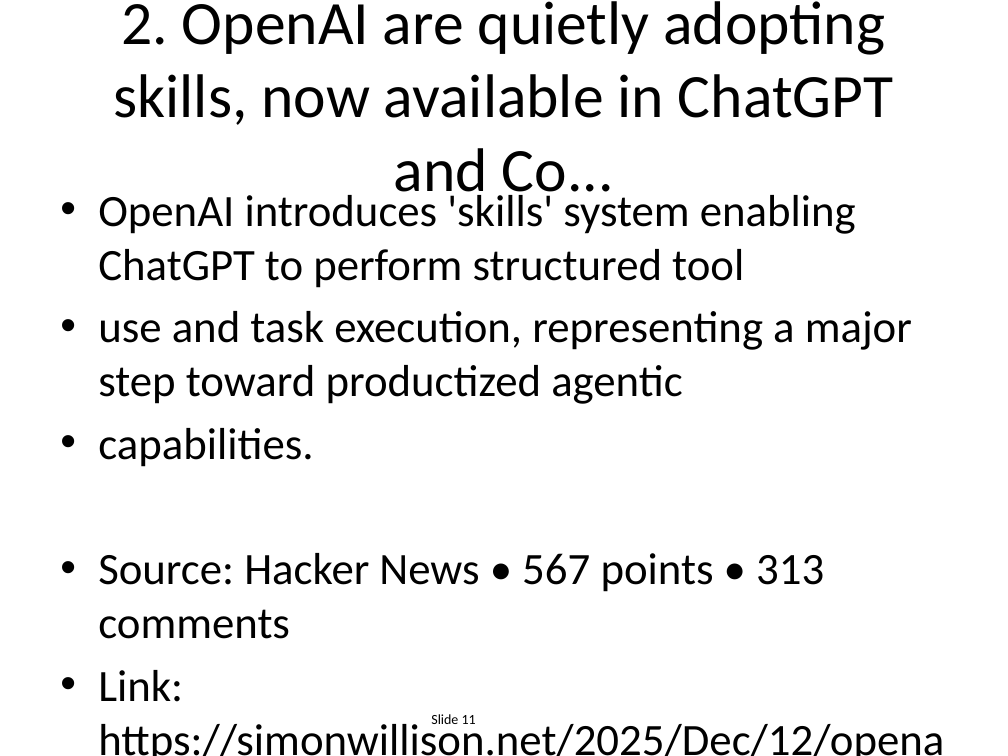
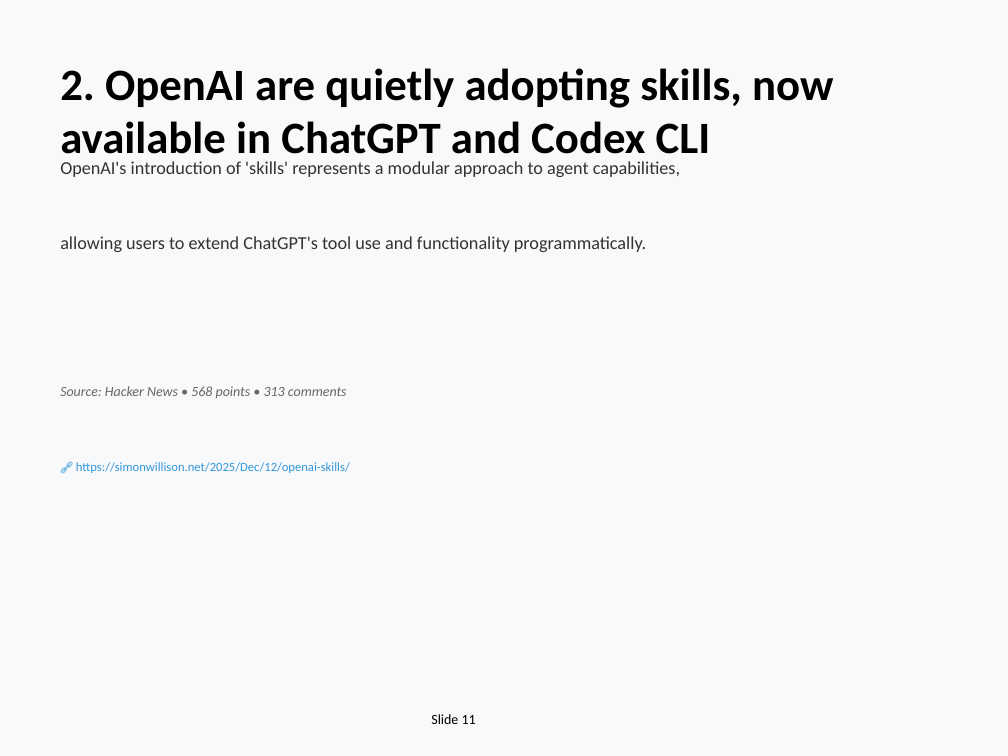
Before and after one commit to EiriniOr/ai-weekly-digest, a slide deck: slide 11 of AI_Weekly_2025-12-15.pptx. Drawn at 1008x756 pixels with LibreOffice and Linux fonts; fonts in the diff are those of the drawing. Boxes give left, top, right and bottom in pixels: in the first picture for what was removed or moved away, otherwise in the second. Text is boxed around its words. In the diff, an @@ line names an element or a change of style, - is before the commit and + after.

```diff
--- a/AI_Weekly_2025-12-15.pptx
+++ b/AI_Weekly_2025-12-15.pptx
@@ background #FFFFFF to #F8F9FA @@
@@ text "2. OpenAI are quietly adopting ..." at bbox=[60, 68, 833, 165]: vertical alignment middle to top @@
@@ text at bbox=[60, 68, 833, 165]: text changed; size 44 to 32 pt; bold on @@
-2. OpenAI are quietly adopting skills, now available in ChatGPT and Co...
+2. OpenAI are quietly adopting skills, now available in ChatGPT and Codex CLI
@@ text added at bbox=[60, 161, 680, 177], 13 pt, text #333333 @@
+OpenAI's introduction of 'skills' represents a modular approach to agent capabilities,
@@ text removed at bbox=[98, 189, 944, 756] @@
-• OpenAI introduces 'skills' system enabling ChatGPT to perform structured tool
-• use and task execution, representing a major step toward productized agentic
-• capabilities.
-• Source: Hacker News • 567 points • 313 comments
-• Link: https://simonwillison.net/2025/Dec/12/openai-sk...
@@ text added at bbox=[60, 236, 646, 252], 13 pt, text #333333 @@
+allowing users to extend ChatGPT's tool use and functionality programmatically.
@@ text added at bbox=[60, 386, 347, 398], 10 pt, text #666666, italic @@
+Source: Hacker News • 568 points • 313 comments
@@ text added at bbox=[76, 462, 350, 473], 9 pt, text #3498DB @@
+🔗 https://simonwillison.net/2025/Dec/12/openai-skills/
```
Also in this commit, not shown: 20 other slides changed, 4 slides added, 4 slides removed, 1 other file.
